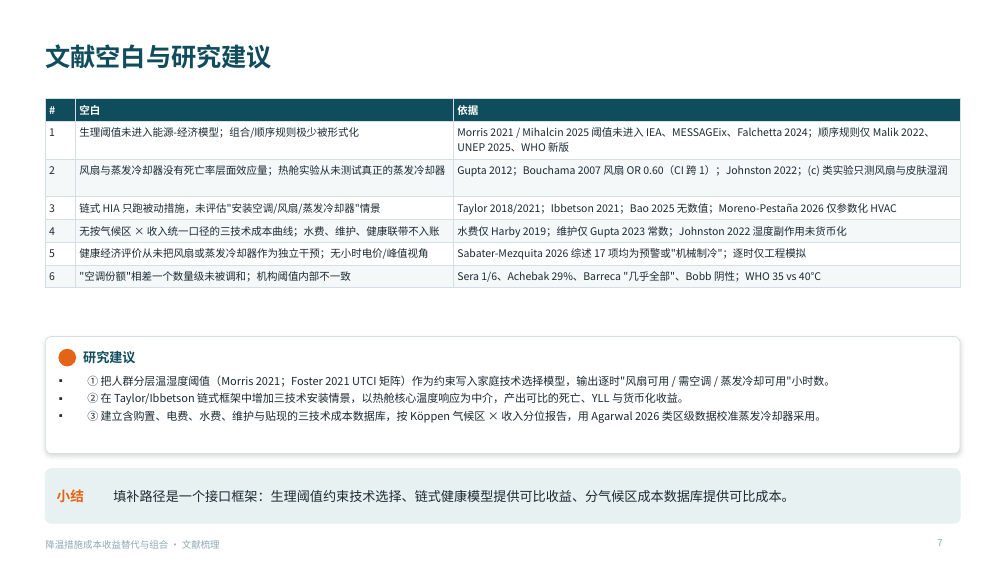
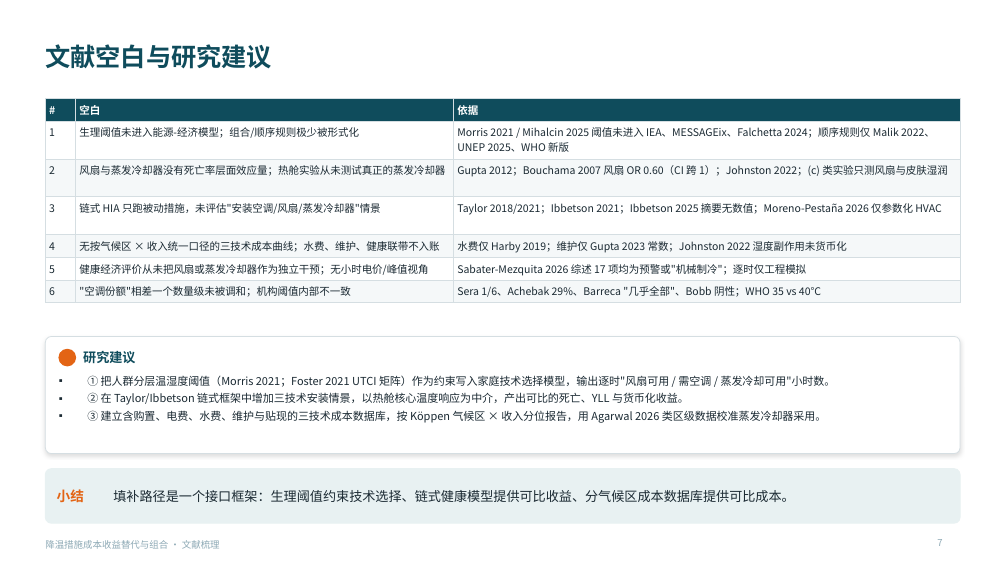
Before and after one commit to BoBoOrangeBIT/climate-paper6, a slide deck: slide 7 of lit_review_cooling/降温措施成本收益替代与组合_精炼结论版.pptx. Drawn at 1008x567 pixels with LibreOffice and Linux fonts; fonts in the diff are those of the drawing. Boxes give left, top, right and bottom in pixels: in the first picture for what was removed or moved away, otherwise in the second. Text is boxed around its words. In the diff, an @@ line names an element or a change of style, - is before the commit and + after.

```diff
--- a/lit_review_cooling/降温措施成本收益替代与组合_精炼结论版.pptx
+++ b/lit_review_cooling/降温措施成本收益替代与组合_精炼结论版.pptx
@@ table at (45, 98, 960, 301) @@
-row 4, column 3: Taylor 2018/2021；Ibbetson 2021；Bao 2025 无数值；Moreno-Pestaña 2026 仅参数化 HVAC
+row 4, column 3: Taylor 2018/2021；Ibbetson 2021；Ibbetson 2025 摘要无数值；Moreno-Pestaña 2026 仅参数化 HVAC
```
Also in this commit, not shown: 7 other slides changed, 11 other files.
